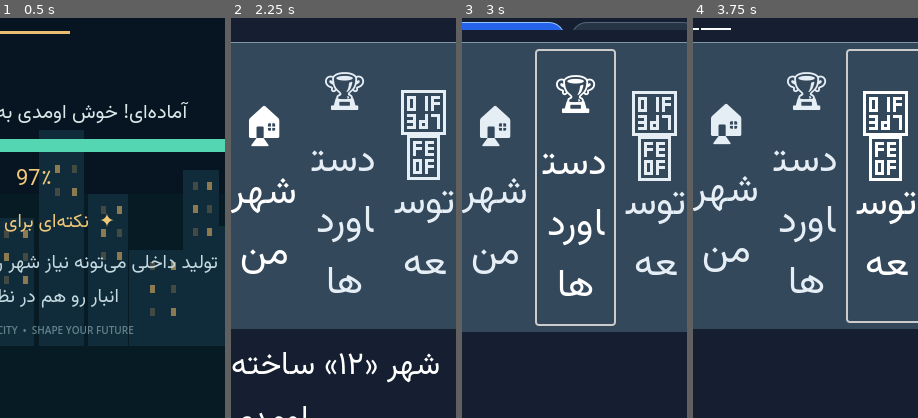
Above: before the commit, frames 1-4 (left to right).
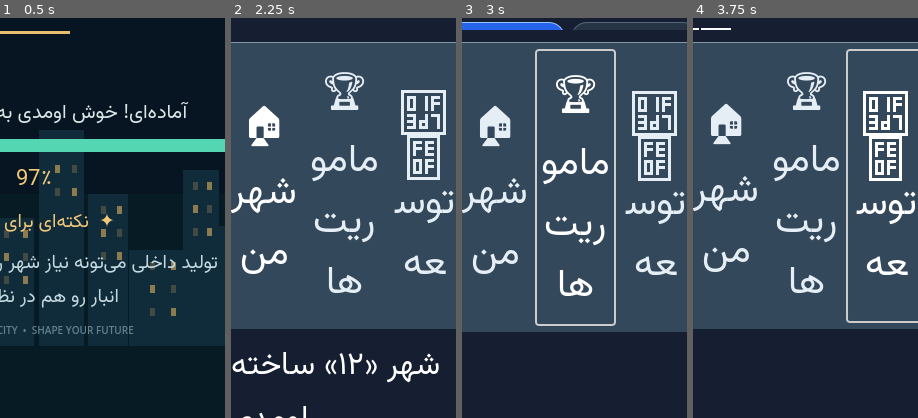
Above: after the commit, the same moments.

Repository: zekainstabot/mini-zeka-city
Game: Godot game, scene res://Main.tscn
Same seed, same stepped clock (60 frames per second), same inputs: the game is played once before the commit and once after it.
Inputs (mouse positions are % of the whole screen's width and height, from its top left):
- Up to frame 1 (0.5 s): no input
- Up to frame 2 (2.25 s): click (50, 54) at 0.52 s; type "12" at 0.6 s; click "رفتن به مأموریت‌ها ←" at 1.25 s; click "🏗️ توسعه" at 2 s
- Up to frame 3 (3 s): click "🏆 دستاوردها" (after the commit: "🏆 ماموریت‌ها") at 2.75 s
- Up to frame 4 (3.75 s): click "🏅 دستاوردها" at 3.5 s
The pictures show only the part of the screen within x 42-92%, y 50-100%; the shares and areas given below are measured in that part.

Frame 1 is identical in both runs. In frame 2, 1.4% of the frame differs, in the area x 35-65%, y 31-56%; in frame 3, 1.5%, in the area x 35-65%, y 32-57%; in frame 4, 1.4%.

Commit message:
Rename achievements navigation button to missions

Diff:
--- a/scripts/Main.gd
+++ b/scripts/Main.gd
@@ -1201,7 +1201,7 @@
 	bottom_navigation_buttons.clear()
 	var entries = [
 		{"id":"development","icon":"🏗️","label":_tr("توسعه"),"page":"development"},
-		{"id":"missions","icon":"🏆","label":_tr("دستاوردها"),"page":"missions"},
+		{"id":"missions","icon":"🏆","label":_tr("ماموریت‌ها"),"page":"missions"},
 		{"id":"home","icon":"🏠","label":_tr("شهر من"),"page":"home"},
 		{"id":"commerce","icon":"🛒","label":_tr("بازار و انبار"),"page":"commerce"},
 		{"id":"bank","icon":"🏦","label":_tr("بانک"),"page":"bank"}
